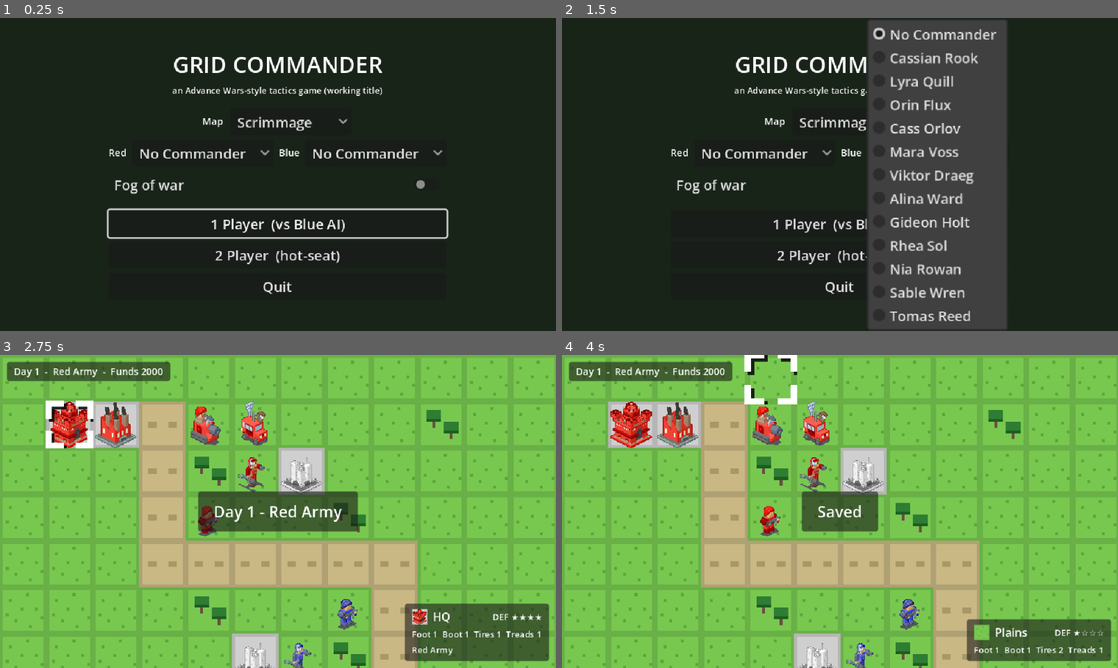
Above: before the commit, frames 1-4 (two rows, left to right).
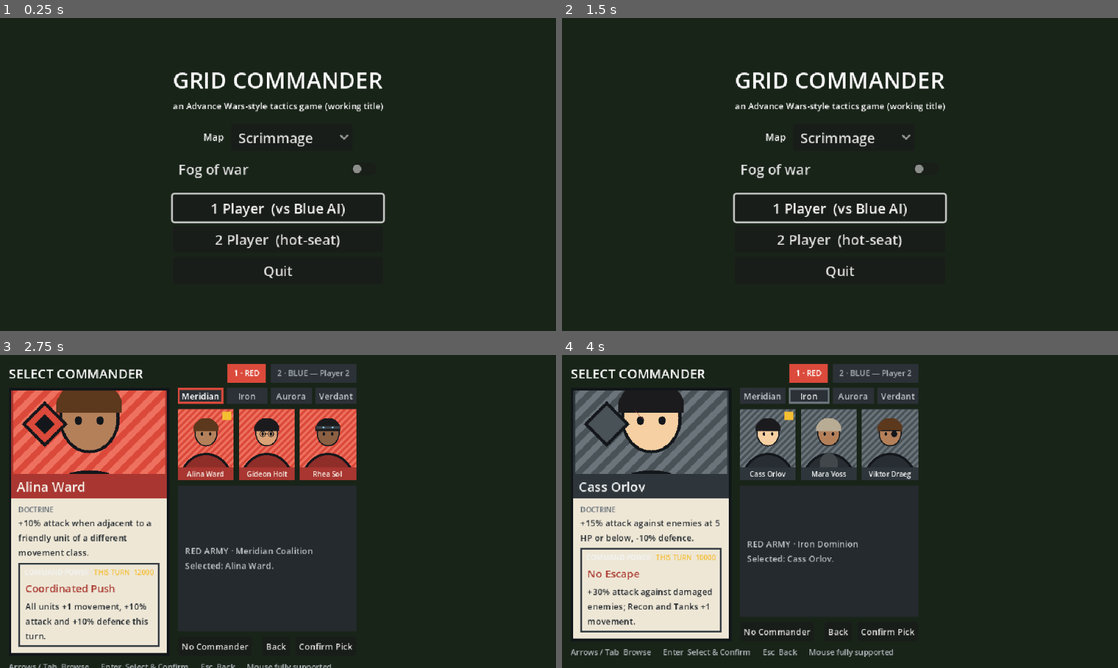
Above: after the commit, the same moments.

Repository: hanscanonico/advance_war_clone
Game: Godot game, scene res://scenes/menu/main_menu.tscn
Two runs of this game, one before a commit and one after it. Both use one fixed random seed, a clock stepped at 60 frames per second and the inputs below.
Inputs (mouse positions are in pixels of both pictures, inside the frame that each line leads up to):
- Up to frame 1 (0.25 s): no input
- Up to frame 2 (1.5 s): click (762, 152) at 0.5 s, where only the run before the commit has a clickable "No Commander"; click (940, 152) at 1.25 s, where only the run before the commit has a clickable "No Commander"
- Up to frame 3 (2.75 s): click "2 Player (hot-seat)" at 2 s
- Up to frame 4 (4 s): click (762, 395) at 2.75 s, where only the run after the commit has a clickable "Meridian"; click (806, 395) at 3.5 s, where only the run after the commit has a clickable "Iron"

The runs differ from the first frame. In frame 1, 7.4% of the frame differs, in the area x 19-81%, y 12-89%; in frame 2, 28%; in frame 3, 100%; in frame 4, 100%, in the area x 0-100%, y 0-100%.

Commit message:
G2: Commander selection page inside the menu flow
Replace the two compact CO dropdowns with the dedicated selection page the
readiness plan G2 calls for, shown over the main menu without tearing it down so
the map and fog choices survive a Back.

- CommanderSelectPanel (scenes/menu): one focused CommanderCard, four faction
  tabs, three peer portraits, a deliberate No Commander, and per-side lock-in —
  edit Red, confirm, edit Blue, confirm. Turn chips and a pick summary keep both
  sides visible; nothing reaches MatchConfig until both are locked. Every widget
  is focusable, so mouse, keyboard, and controller all drive it through Godot's
  focus navigation — no hover-only info, no colour-only meaning (emblem + faction
  name back every tint). Initial focus lands on the first portrait (deferred
  grab, since fresh nodes are not yet in the focus system).
- main_menu: 1 Player / 2 Player open the page (labelling Blue CPU vs Player 2);
  Continue bypasses it, since a resumed save restores its own commanders (R5).
  A --co-select[=blue] dev flag captures either slot for screenshots.

The menu -> MatchConfig -> BattleSetup handoff is unchanged: the same
{1: red, 2: blue} id dict, ignored on a resumed save.

Co-Authored-By: Claude Opus 4.8 (1M context) <noreply@anthropic.com>

Diff:
--- /dev/null
+++ b/scenes/menu/commander_select_panel.gd
@@ -0,0 +1,479 @@
+class_name CommanderSelectPanel
+extends Control
+## The dedicated commander selection page (readiness plan G2). Shown over the
+## main menu without tearing it down, so the map, fog, and mode choices behind it
+## survive a Back. The player edits Red, confirms, edits Blue, confirms, and only
+## then are both ids handed back for the match — nothing reaches MatchConfig until
+## both sides are locked.
+##
+## One focused CommanderCard carries the full doctrine and power copy; four
+## faction tabs and three peer portraits let the player browse, and a deliberate
+## "No Commander" stays reachable. Every widget is a focusable Control, so mouse,
+## keyboard, and controller all drive it through Godot's own focus navigation:
+## Left/Right across a row, Up/Down between the tab, portrait, and button rows.
+## No information hides behind hover, and none behind colour alone — the emblem
+## and faction name back every tint.
+##
+## Pure presentation: it reads CommanderDB to list the roster and emits the two
+## chosen ids. It never starts the battle or touches core/.
+
+signal confirmed(red_id: StringName, blue_id: StringName)
+signal cancelled
+
+enum Side { RED, BLUE }
+
+const _TITLE_SIZE := 15
+const _MINI_H := 82
+const GOLD := Color(0.957, 0.745, 0.196)
+const RED_TEAM := Color(0.859, 0.290, 0.231)
+const BLUE_TEAM := Color(0.220, 0.396, 0.847)
+const _INACTIVE := Color(0.169, 0.192, 0.212)
+const _MUTED := Color(0.639, 0.667, 0.686)
+
+var _db: CommanderDB
+## faction key -> Array[CommanderType], the three members in name order.
+var _by_faction: Dictionary = {}
+var _faction_keys: Array[StringName] = []
+
+var _one_player := true
+var _side := Side.RED
+var _red_id: StringName = CommanderType.NEUTRAL_ID
+var _blue_id: StringName = CommanderType.NEUTRAL_ID
+## The commander currently previewed (not yet locked) for the active side.
+var _current: CommanderType
+var _faction_index := 0
+
+var _card: CommanderCard
+var _red_chip: PanelContainer
+var _red_chip_label: Label
+var _blue_chip: PanelContainer
+var _blue_chip_label: Label
+var _tab_buttons: Array[Button] = []
+var _mini_buttons: Array[Button] = []
+var _mini_marks: Array[ColorRect] = []
+var _summary_label: Label
+var _confirm_button: Button
+var _back_button: Button
+var _no_co_button: Button
+
+
+func _ready() -> void:
+	_db = CommanderDB.load_default()
+	_group_roster()
+	_build()
+	hide()
+
+
+## Groups every non-neutral commander under its faction key, keeping CommanderDB's
+## faction-then-name order so the tabs and peer rows are stable.
+func _group_roster() -> void:
+	for theme: CommanderVisuals.FactionTheme in CommanderVisuals.faction_themes():
+		_faction_keys.append(theme.key)
+		_by_faction[theme.key] = [] as Array[CommanderType]
+	for commander in _db.all():
+		if commander.id == CommanderType.NEUTRAL_ID:
+			continue
+		var key := CommanderVisuals.key_for_faction(commander.faction)
+		if _by_faction.has(key):
+			_by_faction[key].append(commander)
+
+
+## Opens the page for a fresh pair of picks. `one_player` only changes how the
+## opponent slot is labelled (CPU vs Player 2); both sides are chosen here.
+func begin(one_player: bool) -> void:
+	_one_player = one_player
+	_side = Side.RED
+	_red_id = CommanderType.NEUTRAL_ID
+	_blue_id = CommanderType.NEUTRAL_ID
+	show()
+	_refresh_chips()
+	_set_faction(0)
+	_grab_first_mini()
+
+
+## Dev capture only: locks the current Red preview and advances to the Blue slot,
+## so a screenshot can prove the confirm → Blue transition and the chip/summary
+## update. Drives the same _confirm the Confirm button does. Not on any play path.
+func debug_advance_to_blue() -> void:
+	_confirm()
+
+
+# --- build -------------------------------------------------------------------
+
+
+func _build() -> void:
+	set_anchors_preset(Control.PRESET_FULL_RECT)
+	var bg := ColorRect.new()
+	bg.color = Color(0.086, 0.106, 0.118, 0.98)
+	bg.set_anchors_preset(Control.PRESET_FULL_RECT)
+	add_child(bg)
+
+	var margin := MarginContainer.new()
+	margin.set_anchors_preset(Control.PRESET_FULL_RECT)
+	for edge in ["left", "right", "top", "bottom"]:
+		margin.add_theme_constant_override("margin_" + edge, 10)
+	add_child(margin)
+
+	var main := VBoxContainer.new()
+	main.add_theme_constant_override("separation", 6)
+	margin.add_child(main)
+
+	main.add_child(_build_topbar())
+
+	var body := HBoxContainer.new()
+	body.add_theme_constant_override("separation", 10)
+	body.size_flags_vertical = Control.SIZE_EXPAND_FILL
+	main.add_child(body)
+
+	_card = CommanderCard.new()
+	_card.size_flags_vertical = Control.SIZE_SHRINK_BEGIN
+	body.add_child(_card)
+
+	body.add_child(_build_right_column())
+
+	var footer := Label.new()
+	footer.add_theme_font_size_override("font_size", 9)
+	footer.add_theme_color_override("font_color", Color(0.678, 0.706, 0.722))
+	footer.text = ("Arrows / Tab  Browse      Enter  Select & Confirm      Esc  Back      Mouse fully supported")
+	main.add_child(footer)
+
+
+func _build_topbar() -> HBoxContainer:
+	var bar := HBoxContainer.new()
+	bar.add_theme_constant_override("separation", 6)
+
+	var title := Label.new()
+	title.text = "SELECT COMMANDER"
+	title.add_theme_font_size_override("font_size", _TITLE_SIZE)
+	title.size_flags_horizontal = Control.SIZE_EXPAND_FILL
+	title.size_flags_vertical = Control.SIZE_SHRINK_CENTER
+	bar.add_child(title)
+
+	_red_chip = PanelContainer.new()
+	_red_chip_label = _small_label(9)
+	_red_chip.add_child(_pad(_red_chip_label, 7, 3))
+	bar.add_child(_red_chip)
+
+	_blue_chip = PanelContainer.new()
+	_blue_chip_label = _small_label(9)
+	_blue_chip.add_child(_pad(_blue_chip_label, 7, 3))
+	bar.add_child(_blue_chip)
+	return bar
+
+
+func _build_right_column() -> VBoxContainer:
+	var col := VBoxContainer.new()
+	col.add_theme_constant_override("separation", 6)
+	col.size_flags_horizontal = Control.SIZE_EXPAND_FILL
+
+	var tabs := HBoxContainer.new()
+	tabs.add_theme_constant_override("separation", 4)
+	for i in _faction_keys.size():
+		var theme := CommanderVisuals.theme_for_key(_faction_keys[i])
+		var tab := Button.new()
+		tab.text = String(theme.key).capitalize()
+		tab.add_theme_font_size_override("font_size", 10)
+		tab.size_flags_horizontal = Control.SIZE_EXPAND_FILL
+		tab.focus_entered.connect(_set_faction.bind(i))
+		tab.pressed.connect(_focus_faction.bind(i))
+		tabs.add_child(tab)
+		_tab_buttons.append(tab)
+	col.add_child(tabs)
+
+	var mini_row := HBoxContainer.new()
+	mini_row.name = "MiniRow"
+	mini_row.add_theme_constant_override("separation", 6)
+	mini_row.size_flags_horizontal = Control.SIZE_EXPAND_FILL
+	col.add_child(mini_row)
+
+	var summary := PanelContainer.new()
+	summary.add_theme_stylebox_override("panel", _flat(Color(0.145, 0.165, 0.180)))
+	summary.size_flags_vertical = Control.SIZE_EXPAND_FILL
+	_summary_label = _small_label(10)
+	_summary_label.add_theme_color_override("font_color", Color(0.741, 0.765, 0.780))
+	_summary_label.autowrap_mode = TextServer.AUTOWRAP_WORD_SMART
+	summary.add_child(_pad(_summary_label, 8, 6))
+	col.add_child(summary)
+
+	var actions := HBoxContainer.new()
+	actions.add_theme_constant_override("separation", 6)
+	_no_co_button = _action_button("No Commander")
+	_no_co_button.focus_entered.connect(_preview_neutral)
+	_no_co_button.pressed.connect(_lock_neutral)
+	actions.add_child(_no_co_button)
+	var spacer := Control.new()
+	spacer.size_flags_horizontal = Control.SIZE_EXPAND_FILL
+	actions.add_child(spacer)
+	_back_button = _action_button("Back")
+	_back_button.pressed.connect(_back)
+	actions.add_child(_back_button)
+	_confirm_button = _action_button("Confirm Pick")
+	_confirm_button.pressed.connect(_confirm)
+	actions.add_child(_confirm_button)
+	col.add_child(actions)
+	return col
+
+
+func _action_button(text: String) -> Button:
+	var button := Button.new()
+	button.text = text
+	button.add_theme_font_size_override("font_size", 10)
+	return button
+
+
+# --- roster navigation -------------------------------------------------------
+
+
+## Switches the active faction and previews its first member. Does not move focus,
+## so arrowing Left/Right across the tab row browses factions cleanly.
+func _set_faction(index: int) -> void:
+	_faction_index = index
+	for i in _tab_buttons.size():
+		_style_tab(_tab_buttons[i], i == index)
+	_rebuild_minis()
+	if not _members().is_empty():
+		_preview(_members()[0])
+
+
+## A mouse click on a tab switches faction and drops focus onto the first peer,
+## so the click lands somewhere sensible for the keyboard to continue from.
+func _focus_faction(index: int) -> void:
+	_set_faction(index)
+	_grab_first_mini()
+
+
+func _members() -> Array:
+	return _by_faction.get(_faction_keys[_faction_index], [])
+
+
+## Deferred: freshly-created buttons are not in the focus system until the frame
+## settles, so an immediate grab_focus is a no-op and the viewport falls back to
+## focusing the first tab. Deferring lands focus on the portrait, as intended.
+func _grab(button: Control) -> void:
+	if button != null:
+		button.grab_focus.call_deferred()
+
+
+func _grab_first_mini() -> void:
+	if not _mini_buttons.is_empty():
+		_grab(_mini_buttons[0])
+
+
+func _rebuild_minis() -> void:
+	var row := _mini_buttons[0].get_parent() if not _mini_buttons.is_empty() else _find_mini_row()
+	for button in _mini_buttons:
+		button.free()  # immediate, never called from a mini's own callback
+	_mini_buttons.clear()
+	_mini_marks.clear()
+	for commander: CommanderType in _members():
+		var mini := _make_mini(commander, row)
+		_mini_buttons.append(mini)
+
+
+func _find_mini_row() -> HBoxContainer:
+	return find_child("MiniRow", true, false) as HBoxContainer
+
+
+func _make_mini(commander: CommanderType, row: HBoxContainer) -> Button:
+	var theme := CommanderVisuals.theme_for(commander)
+	var button := Button.new()
+	button.size_flags_horizontal = Control.SIZE_EXPAND_FILL
+	button.custom_minimum_size = Vector2(0, _MINI_H)
+	button.clip_contents = true
+	button.add_theme_stylebox_override("normal", _hard(theme.color_dark, 2))
+	button.add_theme_stylebox_override("hover", _hard(theme.color, 2))
+	button.add_theme_stylebox_override("focus", _hard(GOLD, 2))
+	button.add_theme_stylebox_override("pressed", _hard(GOLD, 2))
+	row.add_child(button)
+
+	var content := VBoxContainer.new()
+	content.set_anchors_preset(Control.PRESET_FULL_RECT)
+	content.add_theme_constant_override("separation", 0)
+	content.mouse_filter = Control.MOUSE_FILTER_IGNORE
+	button.add_child(content)
+
+	var stage := Panel.new()
+	stage.add_theme_stylebox_override("panel", _flat(theme.color))
+	stage.size_flags_vertical = Control.SIZE_EXPAND_FILL
+	stage.clip_contents = true
+	content.add_child(stage)
+	var portrait := TextureRect.new()
+	portrait.texture = CommanderVisuals.portrait_for(commander)
+	portrait.texture_filter = CanvasItem.TEXTURE_FILTER_NEAREST
+	portrait.expand_mode = TextureRect.EXPAND_IGNORE_SIZE
+	portrait.stretch_mode = TextureRect.STRETCH_KEEP_ASPECT_COVERED
+	portrait.set_anchors_preset(Control.PRESET_FULL_RECT)
+	stage.add_child(portrait)
+
+	var name_label := _small_label(8)
+	name_label.text = commander.display_name
+	name_label.add_theme_color_override("font_color", theme.ink)
+	name_label.horizontal_alignment = HORIZONTAL_ALIGNMENT_CENTER
+	var name_wrap := PanelContainer.new()
+	name_wrap.add_theme_stylebox_override("panel", _flat(theme.color_dark))
+	name_wrap.add_child(_pad(name_label, 2, 1))
+	content.add_child(name_wrap)
+
+	var mark := ColorRect.new()
+	mark.color = GOLD
+	mark.anchor_left = 1.0
+	mark.anchor_right = 1.0
+	mark.offset_left = -13.0
+	mark.offset_top = 3.0
+	mark.offset_right = -3.0
+	mark.offset_bottom = 13.0
+	mark.mouse_filter = Control.MOUSE_FILTER_IGNORE
+	mark.visible = false
+	button.add_child(mark)
+	_mini_marks.append(mark)
+
+	button.focus_entered.connect(_preview.bind(commander))
+	button.pressed.connect(_preview.bind(commander))
+	return button
+
+
+func _preview(commander: CommanderType) -> void:
+	_current = commander
+	_card.bind(commander)
+	for i in _mini_buttons.size():
+		_mini_marks[i].visible = _members()[i].id == commander.id
+	_refresh_summary()
+
+
+func _preview_neutral() -> void:
+	_preview(CommanderType.neutral())
+
+
+# --- confirm / back ----------------------------------------------------------
+
+
+func _confirm() -> void:
+	if _current == null:
+		return
+	if _side == Side.RED:
+		_red_id = _current.id
+		_side = Side.BLUE
+		_refresh_chips()
+		_set_faction(0)
+		_grab_first_mini()
+	else:
+		_blue_id = _current.id
+		confirmed.emit(_red_id, _blue_id)
+
+
+## The "No Commander" shortcut: locks neutral for the active side straight away —
+## the same as previewing it and pressing Confirm.
+func _lock_neutral() -> void:
+	_preview_neutral()
+	_confirm()
+
+
+func _back() -> void:
+	if _side == Side.BLUE:
+		_side = Side.RED  # return to editing Red, restoring the locked pick
+		_refresh_chips()
+		_focus_commander(_red_id)
+	else:
+		hide()
+		cancelled.emit()
+
+
+func _shortcut_input(event: InputEvent) -> void:
+	if visible and event.is_action_pressed("ui_cancel"):
+		_back()
+		accept_event()
+
+
+## Moves the tab/preview/focus to a specific commander id (used when Back restores
+## the Red pick). Neutral falls through to the first faction's first member.
+func _focus_commander(id: StringName) -> void:
+	var commander := _db.by_id(id)
+	if commander.id == CommanderType.NEUTRAL_ID:
+		_set_faction(0)
+		_grab_first_mini()
+		return
+	var key := CommanderVisuals.key_for_faction(commander.faction)
+	var index := _faction_keys.find(key)
+	_set_faction(index if index >= 0 else 0)
+	for i in _members().size():
+		if _members()[i].id == id and i < _mini_buttons.size():
+			_grab(_mini_buttons[i])
+			return
+	_grab_first_mini()
+
+
+# --- chrome refresh ----------------------------------------------------------
+
+
+## The two turn chips. Red is always relevant — it is either being edited or
+## already locked — so it stays filled and shows its pick once locked; Blue fills
+## only while it is the side in hand.
+func _refresh_chips() -> void:
+	var editing_blue := _side == Side.BLUE
+	_red_chip.add_theme_stylebox_override("panel", _flat(RED_TEAM))
+	_red_chip_label.add_theme_color_override("font_color", Color.WHITE)
+	_red_chip_label.text = (
+		"1 · RED — %s" % _db.by_id(_red_id).display_name if editing_blue else "1 · RED"
+	)
+	_blue_chip.add_theme_stylebox_override("panel", _flat(BLUE_TEAM if editing_blue else _INACTIVE))
+	_blue_chip_label.add_theme_color_override("font_color", Color.WHITE if editing_blue else _MUTED)
+	_blue_chip_label.text = "2 · BLUE — %s" % ("CPU" if _one_player else "Player 2")
+
+
+func _refresh_summary() -> void:
+	var side_name := "RED" if _side == Side.RED else "BLUE"
+	var text := "%s ARMY — browse a faction, then Confirm." % side_name
+	if _current != null:
+		var theme := CommanderVisuals.theme_for(_current)
+		text = "%s ARMY · %s\nSelected: %s." % [side_name, theme.display, _current.display_name]
+	if _side == Side.BLUE:
+		text += "  Red is locked in %s." % _db.by_id(_red_id).display_name
+	_summary_label.text = text
+
+
+func _style_tab(tab: Button, active: bool) -> void:
+	var theme := CommanderVisuals.theme_for_key(_faction_keys[_tab_buttons.find(tab)])
+	tab.add_theme_stylebox_override("normal", _hard(theme.color if active else _INACTIVE, 2))
+	tab.add_theme_stylebox_override("hover", _hard(theme.color_light if active else theme.color, 2))
+	tab.add_theme_stylebox_override("focus", _hard(GOLD, 2))
+	tab.add_theme_stylebox_override("pressed", _hard(theme.color, 2))
+	tab.add_theme_color_override(
+		"font_color", Color.WHITE if active else Color(0.753, 0.776, 0.792)
+	)
+
+
+# --- style helpers -----------------------------------------------------------
+
+
+func _small_label(size: int) -> Label:
+	var label := Label.new()
+	label.add_theme_font_size_override("font_size", size)
+	return label
+
+
+func _pad(child: Control, h: int, v: int) -> MarginContainer:
+	var margin := MarginContainer.new()
+	margin.add_theme_constant_override("margin_left", h)
+	margin.add_theme_constant_override("margin_right", h)
+	margin.add_theme_constant_override("margin_top", v)
+	margin.add_theme_constant_override("margin_bottom", v)
+	margin.add_child(child)
+	return margin
+
+
+func _flat(color: Color) -> StyleBoxFlat:
+	var box := StyleBoxFlat.new()
+	box.bg_color = color
+	return box
+
+
+func _hard(border: Color, width: int) -> StyleBoxFlat:
+	var box := StyleBoxFlat.new()
+	box.bg_color = _INACTIVE
+	box.border_color = border
+	box.set_border_width_all(width)
+	box.content_margin_left = 4
+	box.content_margin_right = 4
+	box.content_margin_top = 2
+	box.content_margin_bottom = 2
+	return box
--- a/scenes/menu/main_menu.gd
+++ b/scenes/menu/main_menu.gd
@@ -1,12 +1,17 @@
 extends Control
-## Main menu: pick a map, commanders and match options, then hand off to the
-## battle scene through the MatchConfig autoload.
+## Main menu: pick a map and match options, choose commanders on the dedicated
+## selection page, then hand off to the battle scene through MatchConfig.
+##
+## The two compact CO dropdowns are gone: "1 Player" and "2 Player" now open the
+## CommanderSelectPanel (readiness plan G2), which is shown *over* this menu so
+## the map and fog choices survive a Back. Nothing reaches MatchConfig until both
+## commanders are confirmed there. "Continue" bypasses selection entirely — a
+## saved match restores its own commanders (plan R5).
 
 const BATTLE_SCENE := "res://scenes/battle/battle.tscn"
 
+@onready var center: CenterContainer = $Center
 @onready var map_option: OptionButton = %MapOption
-@onready var red_co_option: OptionButton = %RedCoOption
-@onready var blue_co_option: OptionButton = %BlueCoOption
 @onready var fog_check: CheckButton = %FogCheck
 @onready var one_player_button: Button = %OnePlayerButton
 @onready var two_player_button: Button = %TwoPlayerButton
@@ -16,21 +21,36 @@
 ## The roster in dropdown order, parsed once at load so the tooltips can quote
 ## real numbers off the board rather than a hand-kept table.
 var _maps: Array[MapData] = []
-## Commander ids in dropdown order, shared by both sides.
-var _commander_ids: Array[StringName] = []
-var _commander_db: CommanderDB
+var _select_panel: CommanderSelectPanel
+## The AI sides the chosen mode will play; carried across the selection page so
+## `confirmed` knows whether it was a one-player or hot-seat start.
+var _pending_ai_teams: Array[int] = []
 
 
 func _ready() -> void:
-	_commander_db = CommanderDB.load_default()
 	_populate_maps()
-	_populate_commanders()
+	_select_panel = CommanderSelectPanel.new()
+	add_child(_select_panel)
+	_select_panel.confirmed.connect(_on_selection_confirmed)
+	_select_panel.cancelled.connect(_on_selection_cancelled)
 	continue_button.visible = SaveGame.has_save()
-	one_player_button.pressed.connect(_start.bind([2] as Array[int], false))
-	two_player_button.pressed.connect(_start.bind([] as Array[int], false))
-	continue_button.pressed.connect(_start.bind([] as Array[int], true))
+	one_player_button.pressed.connect(_open_select.bind([2] as Array[int]))
+	two_player_button.pressed.connect(_open_select.bind([] as Array[int]))
+	continue_button.pressed.connect(_continue)
 	quit_button.pressed.connect(get_tree().quit)
 	one_player_button.grab_focus()
+
+	# Dev captures of the selection page: `--co-select` opens it on the Red slot,
+	# `--co-select=blue` advances to the Blue slot. An ordinary capture (no such
+	# flag) photographs the menu itself.
+	var select_mode := ""
+	for arg in OS.get_cmdline_user_args():
+		if arg == "--co-select" or arg.begins_with("--co-select="):
+			select_mode = arg.get_slice("=", 1) if arg.contains("=") else "red"
+	if select_mode != "":
+		_open_select([2] as Array[int])
+		if select_mode == "blue":
+			_select_panel.debug_advance_to_blue()
 	for arg in OS.get_cmdline_user_args():
 		if arg.begins_with("--screenshot="):
 			ScreenshotUtil.capture_and_quit(self, arg.get_slice("=", 1))
@@ -74,58 +94,36 @@
 	return _maps[index]
 
 
-## Both dropdowns list every general, neutral first, so "No Commander" stays the
-## default and the menu opens on the match this game has always played.
-##
-## What each one actually does rides in the tooltip rather than in a blurb on
-## the menu: the design viewport is 640x360, and a doctrine plus a power
-## description for two sides is more text than that has room for without
-## pushing the start buttons off the bottom.
-func _populate_commanders() -> void:
-	for commander in _commander_db.all():
-		_commander_ids.append(commander.id)
-		red_co_option.add_item(commander.display_name)
-		blue_co_option.add_item(commander.display_name)
-	red_co_option.selected = 0
-	blue_co_option.selected = 0
-	red_co_option.item_selected.connect(_on_commander_selected.bind(red_co_option))
-	blue_co_option.item_selected.connect(_on_commander_selected.bind(blue_co_option))
-	_refresh_tooltip(red_co_option)
-	_refresh_tooltip(blue_co_option)
+## Opens the selection page for the chosen mode, hiding the menu behind it so no
+## focus or click leaks through to the buttons underneath.
+func _open_select(ai_teams: Array[int]) -> void:
+	_pending_ai_teams = ai_teams
+	center.hide()
+	_select_panel.begin(not ai_teams.is_empty())
 
 
-func _on_commander_selected(_index: int, option: OptionButton) -> void:
-	_refresh_tooltip(option)
+func _on_selection_confirmed(red_id: StringName, blue_id: StringName) -> void:
+	_start(_pending_ai_teams, false, {1: red_id, 2: blue_id})
 
 
-func _refresh_tooltip(option: OptionButton) -> void:
-	var commander := _commander_at(option.selected)
-	if not commander.has_power():
-		option.tooltip_text = "No commander: the standard rules, and no Command Power."
-		return
-	option.tooltip_text = (
-		"%s\n%s\n\n%s: %s"
-		% [commander.faction, commander.doctrine_text, commander.power_name, commander.power_text]
-	)
+func _on_selection_cancelled() -> void:
+	center.show()
+	one_player_button.grab_focus()
 
 
-func _commander_at(index: int) -> CommanderType:
-	if index < 0 or index >= _commander_ids.size():
-		return CommanderType.neutral()
-	return _commander_db.by_id(_commander_ids[index])
+func _continue() -> void:
+	# The saved match applies its own map, commanders and AI sides.
+	_start([] as Array[int], true, {})
 
 
 ## `load_save` resumes the saved match (its own map, commanders and AI sides
 ## apply, so the dropdowns above are ignored).
-func _start(ai_teams: Array[int], load_save: bool) -> void:
+func _start(ai_teams: Array[int], load_save: bool, commanders: Dictionary) -> void:
 	var map := _map_at(map_option.selected)
 	if map != null:
 		MatchConfig.map_path = map.source_path
 	MatchConfig.ai_teams = ai_teams
 	MatchConfig.fog_enabled = fog_check.button_pressed
-	MatchConfig.commanders = {
-		1: _commander_at(red_co_option.selected).id,
-		2: _commander_at(blue_co_option.selected).id,
-	}
+	MatchConfig.commanders = commanders
 	MatchConfig.load_save = load_save
 	get_tree().change_scene_to_file(BATTLE_SCENE)
--- a/scenes/menu/main_menu.tscn
+++ b/scenes/menu/main_menu.tscn
@@ -63,31 +63,6 @@
 layout_mode = 2
 custom_minimum_size = Vector2(140, 0)
 
-[node name="CoRow" type="HBoxContainer" parent="Center/Rows"]
-layout_mode = 2
-theme_override_constants/separation = 6
-alignment = 1
-
-[node name="RedCoLabel" type="Label" parent="Center/Rows/CoRow"]
-layout_mode = 2
-theme_override_font_sizes/font_size = 11
-text = "Red"
-
-[node name="RedCoOption" type="OptionButton" parent="Center/Rows/CoRow"]
-unique_name_in_owner = true
-layout_mode = 2
-custom_minimum_size = Vector2(118, 0)
-
-[node name="BlueCoLabel" type="Label" parent="Center/Rows/CoRow"]
-layout_mode = 2
-theme_override_font_sizes/font_size = 11
-text = "Blue"
-
-[node name="BlueCoOption" type="OptionButton" parent="Center/Rows/CoRow"]
-unique_name_in_owner = true
-layout_mode = 2
-custom_minimum_size = Vector2(118, 0)
-
 [node name="FogCheck" type="CheckButton" parent="Center/Rows"]
 unique_name_in_owner = true
 layout_mode = 2
Not shown, added: scenes/menu/commander_select_panel.gd.uid
